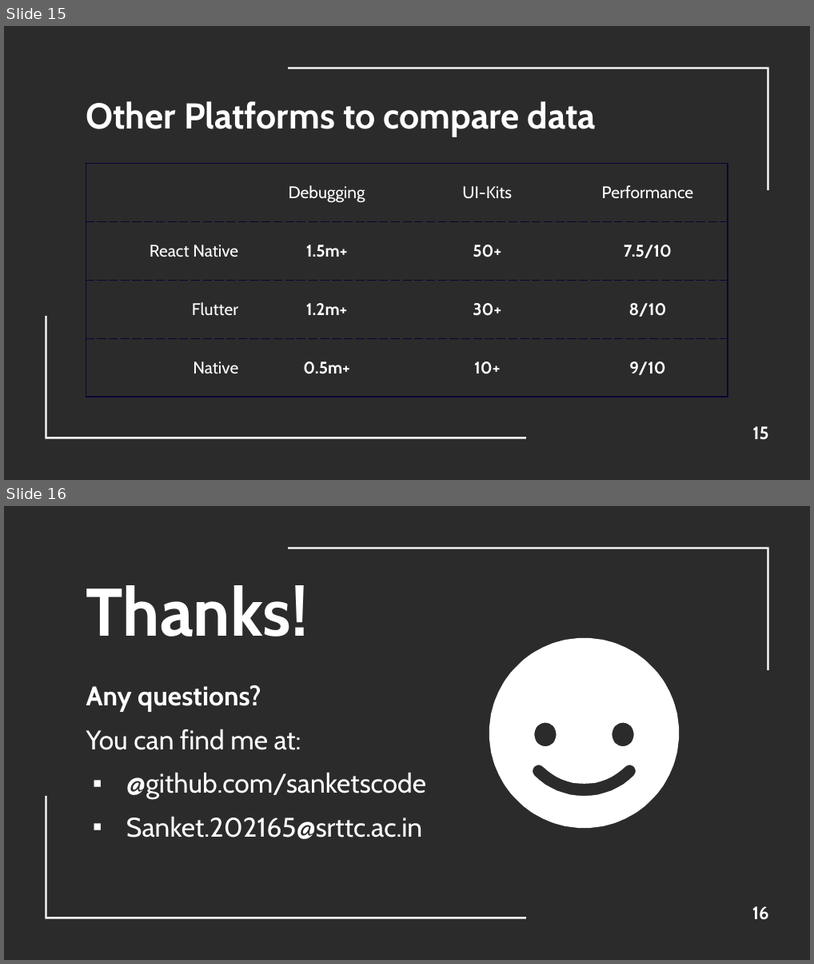
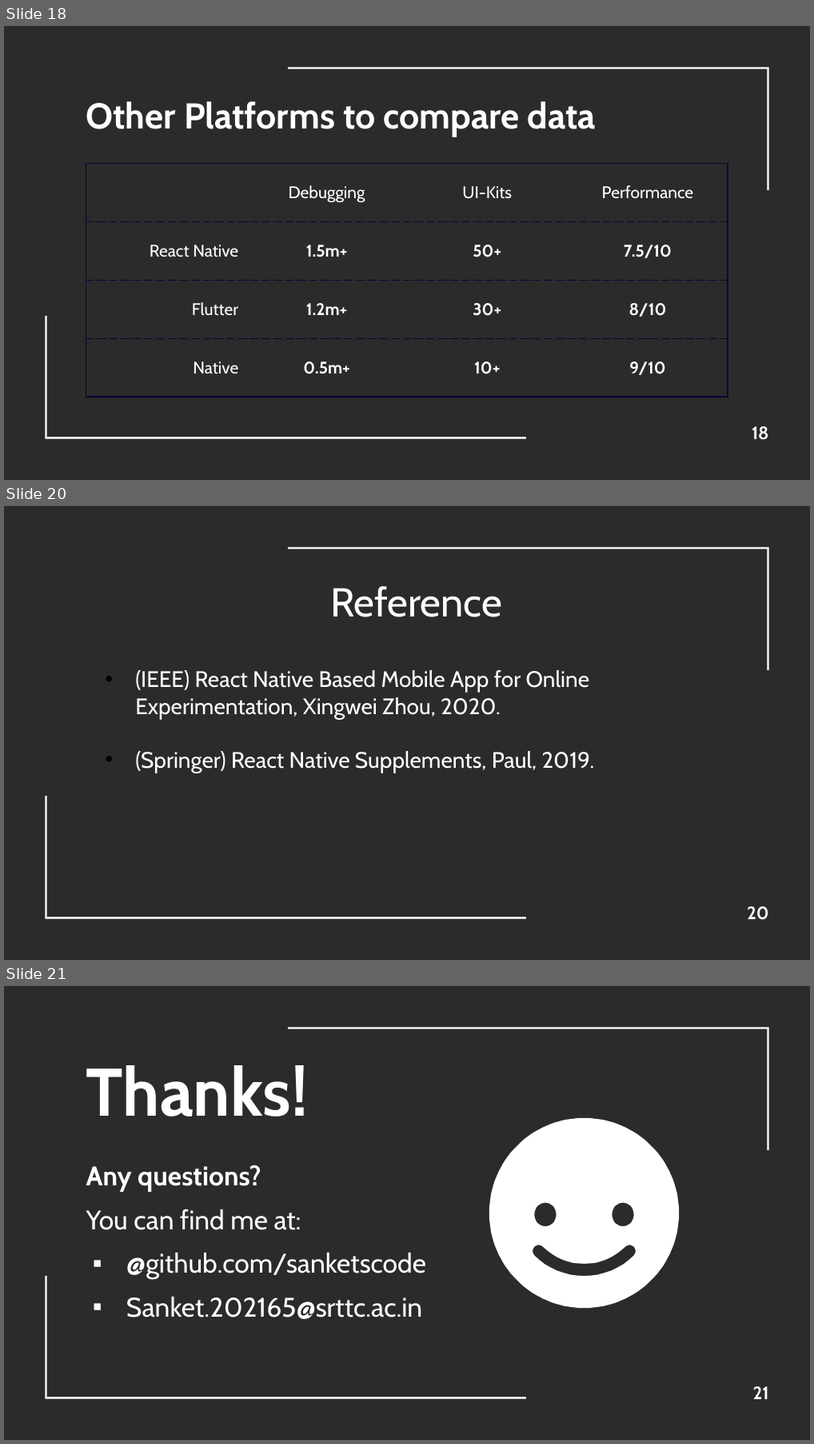
Before and after one commit to SanketsCode/TE-SEM-V-Projects, a slide deck: cross_platform.pptx. Shown one above the other, each under a label of ours: slides 15 and 16 before the commit, slides 18, 20 and 21 after it; the slides between them are not shown. The pictures are 814x964 and 814x1444 pixels, drawn with LibreOffice and Linux fonts; fonts in the diff are those of the drawing; background and template pictures are left out; a plain dark background stands for a picture behind light text. Boxes give left, top, right and bottom in pixels: in the first picture for what was removed or moved away, otherwise in the second. Text is boxed around its words. In the diff, an @@ line names an element or a change of style, - is before the commit and + after.

```diff
--- a/cross_platform.pptx
+++ b/cross_platform.pptx
@@ slide 20 added at [4, 506, 810, 960], background picture (left out); not listed: 2 template elements that a slide beside it also shows @@
@@ text added at [330, 586, 502, 617], 36 pt, text #FFFFFF @@
+Reference
@@ text added at [135, 670, 595, 772], 20 pt, text #FFFFFF @@
+• (IEEE) React Native Based Mobile App for Online Experimentation, Xingwei Zhou, 2020.
+• (Springer) React Native Supplements, Paul, 2019.
@@ page number added at [747, 906, 770, 920], 16 pt, text #FFFFFF, bold @@
+20
@@ what was slide 15 is now slide 18 @@
@@ page number at [752, 426, 770, 440]: text changed @@
-15
+18
@@ what was slide 16 is now slide 21 @@
@@ page number at [754, 1386, 770, 1399]: text changed @@
-16
+21
```
Also in this commit, not shown: 7 slides changed, 4 other slides added, 1 other file.
